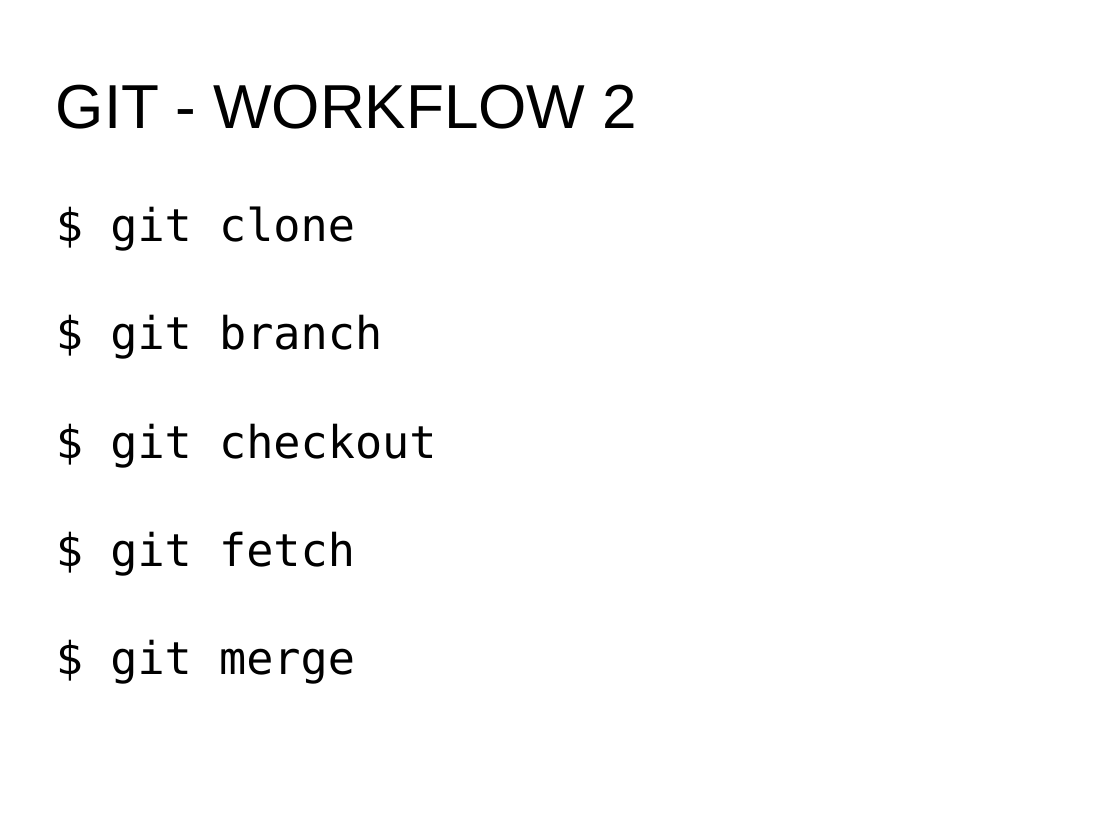
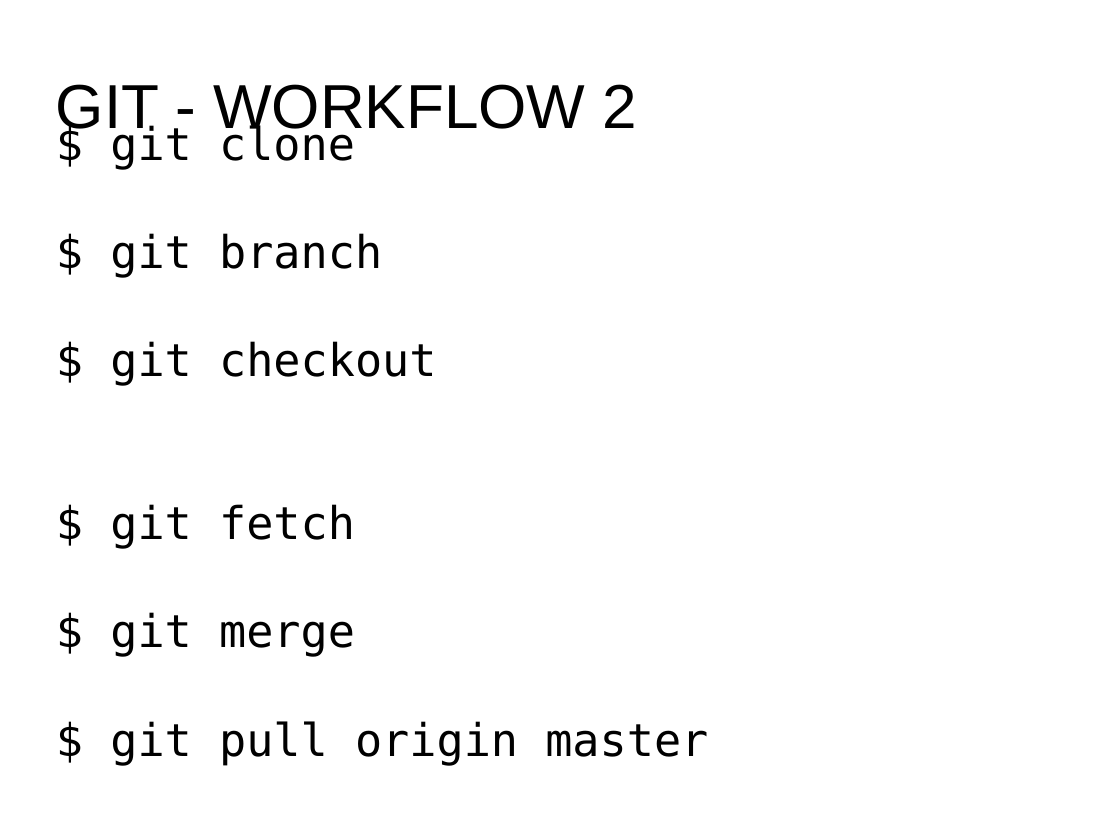
Before and after one commit to flosopher/gittalk, a slide deck: slide 5 of git.odp. Drawn at 1120x840 pixels with LibreOffice and Linux fonts; fonts in the diff are those of the drawing. Boxes give left, top, right and bottom in pixels: in the first picture for what was removed or moved away, otherwise in the second. Text is boxed around its words. In the diff, an @@ line names an element or a change of style, - is before the commit and + after.

```diff
--- a/git.odp
+++ b/git.odp
@@ subtitle "$ git clone" moved from (x1=110, y1=206, x2=436, y2=684) to (x1=110, y1=123, x2=708, y2=766) @@
@@ subtitle at (x1=110, y1=721, x2=708, y2=766): paragraph added @@
+$ git pull origin master
```
Also in this commit, not shown: 1 slide removed, 3 other files.
